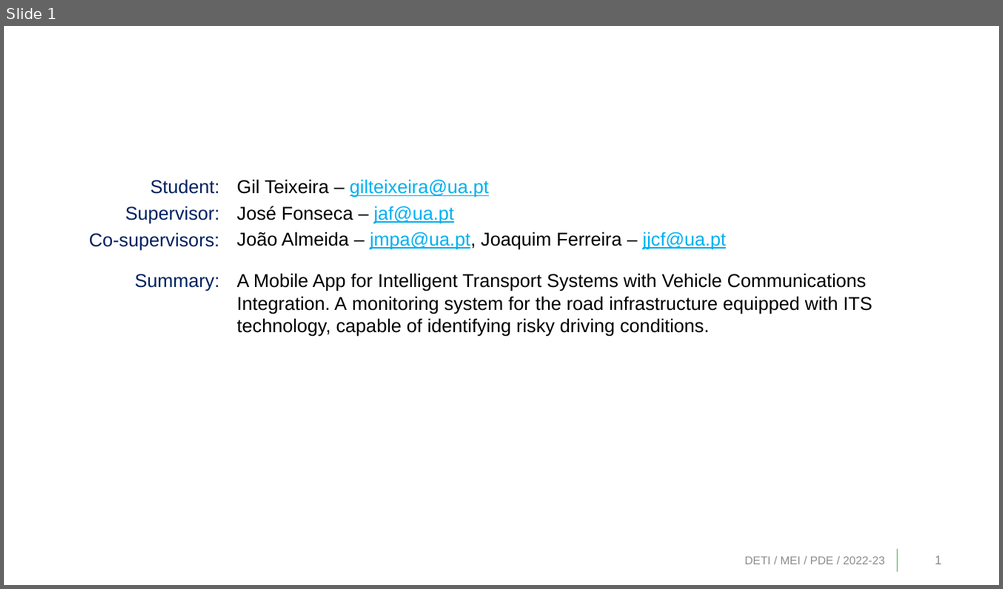
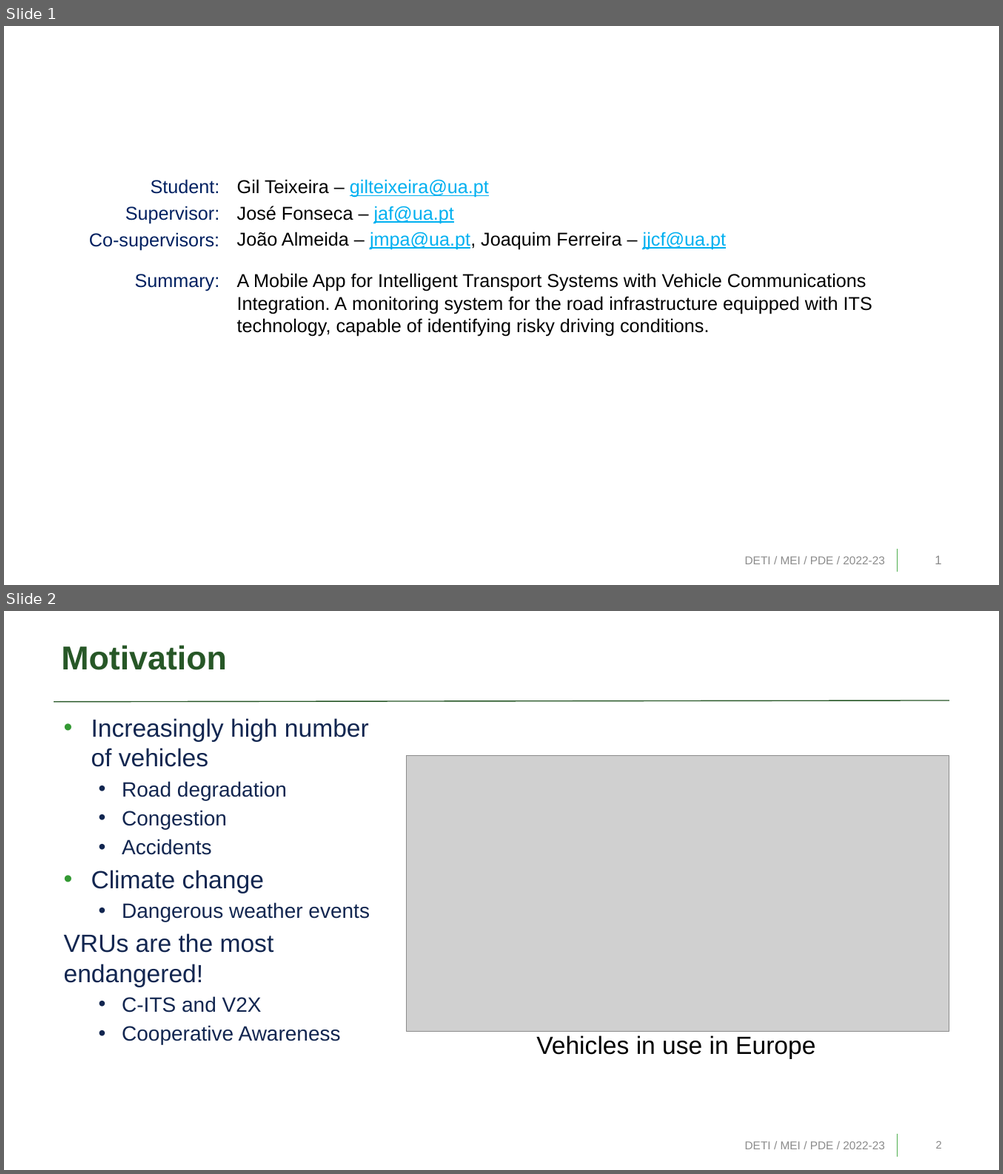
Before and after one commit to bearkillerPT/Dissertation, a slide deck: PDE_PreDissertation.pptx. Shown one above the other, each under a label of ours: slide 1 before the commit, slides 1 and 2 after it. The pictures are 1003x589 and 1003x1174 pixels, drawn with LibreOffice and Linux fonts; fonts in the diff are those of the drawing; grey boxes stand for pictures; background and template pictures are left out. Boxes give left, top, right and bottom in pixels: in the first picture for what was removed or moved away, otherwise in the second. Text is boxed around its words. In the diff, an @@ line names an element or a change of style, - is before the commit and + after.

```diff
--- a/PDE_PreDissertation.pptx
+++ b/PDE_PreDissertation.pptx
@@ slide 2 added at box(4, 611, 999, 1170), background #FFFFFF; not listed: 1 template element that a slide beside it also shows @@
@@ title added at box(61, 645, 227, 670), 32 pt, text #275727, bold @@
+Motivation
@@ line added from (54, 702) to (949, 701), #275727 1 pt @@
@@ text added at box(64, 718, 370, 1045), 20 pt, text #132650 @@
+• Increasingly high number of vehicles
+  • Road degradation
+  • Congestion
+  • Accidents
+• Climate change
+  • Dangerous weather events
+VRUs are the most endangered!
+  • C-ITS and V2X
+  • Cooperative Awareness
@@ picture added at box(407, 756, 949, 1032) @@
@@ text added at box(536, 1036, 815, 1059), 24 pt, text #000000 @@
+Vehicles in use in Europe
@@ text added at box(745, 1142, 885, 1150), 11 pt, text #8C8C8C @@
+DETI / MEI / PDE / 2022-23
@@ page number added at box(936, 1142, 942, 1149), 10.5 pt, text #898989 @@
+2
```
Also in this commit, not shown: 1 slide changed, 7 other slides added, 1 slide removed, 2 other files.
